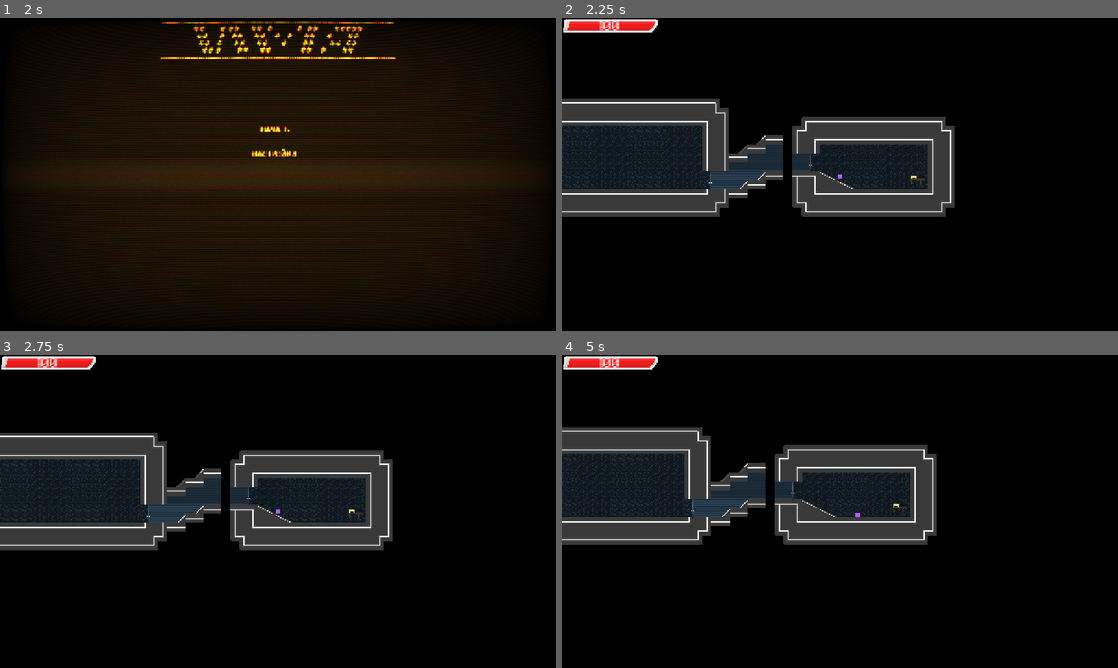
Above: before the commit, frames 1-4 (two rows, left to right).
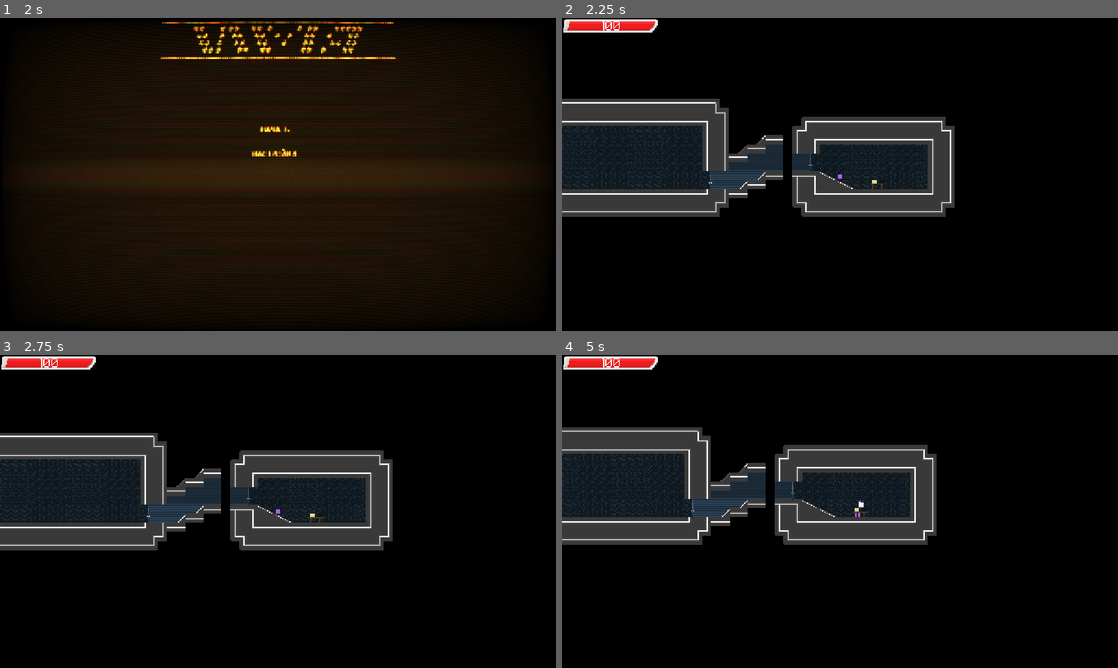
Above: after the commit, the same moments.

Repository: Fugach/Crashers-Squared
Game: Godot game, scene res://main_menu.tscn
The game is run twice, just before and just after one commit, with the same random seed, the same clock (stepped at 60 frames per second) and the same inputs. Sound files missing from this copy of the repository are replaced by a short silence.
Inputs (mouse positions are in pixels of both pictures, inside the frame that each line leads up to):
- Up to frame 1 (2 s): tap Enter at 0.5 s; move the mouse to (400, 158) at 0.52 s; hold Shift (hands) 0.53-1.28 s; hold D (move_right) from 0.53 s (still down); tap Space (jump) at 0.77, 1.52 s; click (400, 158) at 0.8 s; move the mouse to (166, 190) at 1.27 s; click (166, 190) at 1.35 s; tap Shift (hands) at 1.55 s
- Up to frame 2 (2.25 s): release D (move_right) at 2 s; click "НАЧАТЬ" at 2 s
- Up to frame 3 (2.75 s): no input
- Up to frame 4 (5 s): move the mouse to (895, 442) at 2.77 s; hold A (move_left) 2.78-3.53 s; hold Shift (hands) 2.78-3.53 s; click (895, 442) at 3.05 s; move the mouse to (812, 574) at 3.52 s; hold D (move_right) from 3.53 s (still down); tap E (interact) at 3.6 s; tap Space (jump) at 3.77, 4.52 s; tap Shift (hands) at 3.8 s; move the mouse to (1006, 558) at 4.27 s; tap 1 (item1) at 4.35 s; click (1006, 558) at 4.55 s

Frame 1 is identical in both runs. In frame 2, 0.1% of the frame differs, in the area x 6-66%, y 1-55%; in frame 3, 0.1%; in frame 4, 0.2%, in the area x 6-62%, y 1-52%.

Commit message:
+ SFX для стола с улучшениями + фиксы багов

Diff:
--- a/main.gd
+++ b/main.gd
@@ -19,9 +19,9 @@
 	$HUD.scale = $Player/Camera2D.scale
 	$HUD/HPBar.value = GlobalVars.player_hp
 	$HUD/HPBar/Label.text = str(GlobalVars.player_hp)
-	if last_papers_animation == "speed_up" and Input.is_action_just_pressed("lmb"):
-		$HUD/TABLE/papers_anim.play("RESET")
-		$Player.SPEED += 2000
+	if $HUD/TABLE/lmb_tip.self_modulate == Color("ffffffff") and Input.is_action_just_pressed("lmb"):
+		$HUD/TABLE/papers_anim.play_backwards("speed_up")
+		$Player.SPEED += 100
 	if last_papers_animation == "pc_at_home" and Input.is_action_just_pressed("lmb"):
 		$HUD/TABLE/other_anim.play("RESET")
 	if Input.is_action_just_pressed("rmb") and $table/tip.visible:
@@ -85,6 +85,7 @@
 func _on_button_pressed() -> void:
 	if not $HUD/TABLE/papers_anim.is_playing() and not $HUD/TABLE/other_anim.is_playing():
 		$HUD/TABLE/papers_anim.play("print")
+		$HUD/TABLE/print_noise.play()
 		$HUD/TABLE/table/Button.disabled = true
 
 
@@ -92,6 +93,7 @@
 func _on_animation_player_animation_finished(anim_name: StringName) -> void:
 	last_papers_animation = anim_name
 	if anim_name == "print":
+		$HUD/TABLE/paper_sfx.play()
 		$HUD/TABLE/papers_anim.play("speed_up")
 
 
@@ -106,8 +108,10 @@
 
 func _on_micro_pc_at_home_pressed() -> void:
 	if $HUD/TABLE/pc_at_home.self_modulate == Color("ffffff00"):
+		$HUD/TABLE/paper_sfx.play()
 		$HUD/TABLE/other_anim.play("pc_at_home")
 	else:
+		$HUD/TABLE/paper_sfx.play()
 		$HUD/TABLE/other_anim.play_backwards("pc_at_home")
 
 
--- a/main.tscn
+++ b/main.tscn
@@ -17,7 +17,6 @@
 [ext_resource type="Texture2D" uid="uid://de4xq5wbfud5r" path="res://textures/hp_bg.png" id="7_yaehf"]
 [ext_resource type="Texture2D" uid="uid://b3nvrfnmoup83" path="res://textures/hp_overlay.png" id="8_074og"]
 [ext_resource type="AudioStream" uid="uid://biw2ws4aiws52" path="res://sounds/UI/crt_noise.ogg" id="8_d13ii"]
-[ext_resource type="Texture2D" uid="uid://d3ochxhdlaiso" path="res://textures/hands.png" id="8_w48qg"]
 [ext_resource type="Texture2D" uid="uid://esdrwx1w02dr" path="res://textures/paper.png" id="8_xuqvo"]
 [ext_resource type="AudioStream" uid="uid://cnkdtr18gm8lj" path="res://sounds/UI/choose.ogg" id="9_1u8w0"]
 [ext_resource type="Texture2D" uid="uid://f25fcmkhqx3c" path="res://textures/tilemap.png" id="9_4c57u"]
@@ -28,7 +27,12 @@
 [ext_resource type="Texture2D" uid="uid://dqitohir4rtpm" path="res://textures/pc_at_home.png" id="11_kq58d"]
 [ext_resource type="FontFile" uid="uid://bt6dalva50viv" path="res://cyrillic.tres" id="12_cegan"]
 [ext_resource type="Texture2D" uid="uid://cv33a8w6ljiag" path="res://textures/micro_pc_at_home.png" id="12_seu75"]
+[ext_resource type="AudioStream" uid="uid://bn574ek63e4te" path="res://sounds/UI/table/print.ogg" id="13_seu75"]
 [ext_resource type="Texture2D" uid="uid://82wcjdgprt2i" path="res://textures/backgrounds.png" id="13_ycdy4"]
+[ext_resource type="AudioStream" uid="uid://brgpba8na3t76" path="res://sounds/UI/table/paper1.ogg" id="14_0rl1p"]
+[ext_resource type="AudioStream" uid="uid://f37ccxbgb04l" path="res://sounds/UI/table/paper2.ogg" id="15_ok6jj"]
+[ext_resource type="AudioStream" uid="uid://c73rscynw2ms" path="res://sounds/UI/table/paper3.ogg" id="16_facbu"]
+[ext_resource type="AudioStream" uid="uid://tfn46umjq7bd" path="res://sounds/UI/table/paper4.ogg" id="17_b1qrp"]
 [ext_resource type="Texture2D" uid="uid://dj576ntgm1cqk" path="res://textures/micro-table.png" id="25_0odxb"]
 [ext_resource type="Texture2D" uid="uid://bbdi21tlcwtsq" path="res://textures/tips_mouse.png" id="26_lswn8"]
 
@@ -133,7 +137,7 @@
 
 [sub_resource type="Animation" id="Animation_seu75"]
 resource_name = "print"
-length = 5.0333333
+length = 5.0
 tracks/0/type = "value"
 tracks/0/imported = false
 tracks/0/enabled = true
@@ -141,7 +145,7 @@
 tracks/0/interp = 1
 tracks/0/loop_wrap = true
 tracks/0/keys = {
-"times": PackedFloat32Array(0, 0.75, 0.95, 1.3666667, 3.132, 3.1333),
+"times": PackedFloat32Array(-5.9604645e-08, 0.75, 0.9499999, 1.3666666, 3.132, 3.1333),
 "transitions": PackedFloat32Array(1, 1, 1, 1, 1, 1),
 "update": 0,
 "values": [Vector2(403, 241.485), Vector2(403, 300), Vector2(403, 300), Vector2(403, 360), Vector2(403, 360), Vector2(403, 241.485)]
@@ -153,7 +157,7 @@
 tracks/1/interp = 1
 tracks/1/loop_wrap = true
 tracks/1/keys = {
-"times": PackedFloat32Array(2, 2.8666668, 3.0466666, 3.9666665, 4.0666666, 5),
+"times": PackedFloat32Array(2, 2.8666668, 3.0466666, 3.9666662, 4.0666666, 5),
 "transitions": PackedFloat32Array(1, 1, 1, 2, 2, 2),
 "update": 0,
 "values": [Vector2(406, 321.805), Vector2(406, 500), Vector2(406, 500), Vector2(406, 600), Vector2(406, 600), Vector2(406, 1000)]
@@ -161,6 +165,7 @@
 
 [sub_resource type="Animation" id="Animation_qsp4k"]
 resource_name = "speed_up"
+length = 0.6667
 tracks/0/type = "value"
 tracks/0/imported = false
 tracks/0/enabled = true
@@ -168,7 +173,7 @@
 tracks/0/interp = 1
 tracks/0/loop_wrap = true
 tracks/0/keys = {
-"times": PackedFloat32Array(0, 1),
+"times": PackedFloat32Array(0, 0.6666667),
 "transitions": PackedFloat32Array(0.5, 1),
 "update": 0,
 "values": [Vector2(624, 1100), Vector2(624, 357)]
@@ -180,7 +185,7 @@
 tracks/1/interp = 1
 tracks/1/loop_wrap = true
 tracks/1/keys = {
-"times": PackedFloat32Array(0, 1),
+"times": PackedFloat32Array(0, 0.6666667),
 "transitions": PackedFloat32Array(0.5, 0.5),
 "update": 0,
 "values": [Color(1, 1, 1, 0), Color(1, 1, 1, 1)]
@@ -204,7 +209,7 @@
 tracks/3/interp = 1
 tracks/3/loop_wrap = true
 tracks/3/keys = {
-"times": PackedFloat32Array(0, 1),
+"times": PackedFloat32Array(0, 0.6666667),
 "transitions": PackedFloat32Array(1, 1),
 "update": 0,
 "values": [Color(1, 1, 1, 0), Color(1, 1, 1, 0.84313726)]
@@ -282,6 +287,7 @@
 
 [sub_resource type="Animation" id="Animation_jq2sk"]
 resource_name = "pc_at_home"
+length = 0.6667
 tracks/0/type = "value"
 tracks/0/imported = false
 tracks/0/enabled = true
@@ -301,7 +307,7 @@
 tracks/1/interp = 1
 tracks/1/loop_wrap = true
 tracks/1/keys = {
-"times": PackedFloat32Array(0, 1),
+"times": PackedFloat32Array(0, 0.6667),
 "transitions": PackedFloat32Array(0.5, 1),
 "update": 0,
 "values": [Vector2(615, 1100), Vector2(615, 359)]
@@ -313,7 +319,7 @@
 tracks/2/interp = 1
 tracks/2/loop_wrap = true
 tracks/2/keys = {
-"times": PackedFloat32Array(0, 1),
+"times": PackedFloat32Array(0, 0.6666667),
 "transitions": PackedFloat32Array(1, 1),
 "update": 0,
 "values": [Color(1, 1, 1, 0), Color(1, 1, 1, 0.84313726)]
@@ -324,6 +330,13 @@
 &"RESET": SubResource("Animation_htxhm"),
 &"pc_at_home": SubResource("Animation_jq2sk")
 }
+
+[sub_resource type="AudioStreamRandomizer" id="AudioStreamRandomizer_come4"]
+streams_count = 4
+stream_0/stream = ExtResource("14_0rl1p")
+stream_1/stream = ExtResource("15_ok6jj")
+stream_2/stream = ExtResource("16_facbu")
+stream_3/stream = ExtResource("17_b1qrp")
 
 [sub_resource type="StyleBoxEmpty" id="StyleBoxEmpty_getpj"]
 
@@ -667,12 +680,6 @@
 [sub_resource type="TileSet" id="TileSet_vivmo"]
 sources/0 = SubResource("TileSetAtlasSource_w48qg")
 
-[sub_resource type="RectangleShape2D" id="RectangleShape2D_w48qg"]
-size = Vector2(8, 8)
-
-[sub_resource type="RectangleShape2D" id="RectangleShape2D_vivmo"]
-size = Vector2(6, 6)
-
 [sub_resource type="RectangleShape2D" id="RectangleShape2D_xuqvo"]
 size = Vector2(69.5, 26.5)
 
@@ -698,14 +705,17 @@
 texture_filter = 1
 layout_mode = 1
 anchors_preset = -1
-anchor_top = 0.34210548
-anchor_bottom = 0.34210548
+anchor_left = 0.027027061
+anchor_top = 0.39473704
+anchor_right = 0.7036977
+anchor_bottom = 1.0789475
 offset_left = 34.499996
 offset_top = -3.5000038
 offset_right = 74.5
 offset_bottom = 19.499996
+scale = Vector2(0.31274313, 0.31274313)
 theme_override_fonts/font = ExtResource("5_1u8w0")
-theme_override_font_sizes/font_size = 11
+theme_override_font_sizes/font_size = 32
 text = "0"
 horizontal_alignment = 1
 metadata/_edit_use_anchors_ = true
@@ -807,6 +817,13 @@
 
 [node name="other_anim" type="AnimationPlayer" parent="HUD/TABLE" unique_id=545094450]
 libraries/ = SubResource("AnimationLibrary_4k2k6")
+
+[node name="print_noise" type="AudioStreamPlayer2D" parent="HUD/TABLE" unique_id=909632391]
+stream = ExtResource("13_seu75")
+volume_db = -10.0
+
+[node name="paper_sfx" type="AudioStreamPlayer2D" parent="HUD/TABLE" unique_id=32600976]
+stream = SubResource("AudioStreamRandomizer_come4")
 
 [node name="Restart" type="CanvasLayer" parent="." unique_id=1233357972]
 visible = false
@@ -1004,36 +1021,8 @@
 z_index = -1
 tile_set = SubResource("TileSet_vivmo")
 
-[node name="hand" type="CharacterBody2D" parent="." unique_id=351713303]
-position = Vector2(233, 222)
-rotation = 1.5707964
-scale = Vector2(1, 1.0000001)
-
-[node name="Area2D" type="Area2D" parent="hand" unique_id=545542684]
-
-[node name="CollisionShape2D" type="CollisionShape2D" parent="hand/Area2D" unique_id=2054784304]
-position = Vector2(-1, 0)
-shape = SubResource("RectangleShape2D_w48qg")
-
-[node name="CollisionShape2D" type="CollisionShape2D" parent="hand" unique_id=822828353]
-position = Vector2(-1, 0)
-rotation = 1.5707964
-shape = SubResource("RectangleShape2D_vivmo")
-
-[node name="Sprite2D" type="Sprite2D" parent="hand" unique_id=474249079]
-texture_filter = 1
-position = Vector2(-0.9999995, 4.371139e-08)
-rotation = 1.5707964
-texture = ExtResource("8_w48qg")
-region_enabled = true
-region_rect = Rect2(0, 4, 7, 7)
-
-[node name="PinJoint2D" type="PinJoint2D" parent="hand" unique_id=258401216]
-position = Vector2(-1, 0)
-node_a = NodePath("..")
-
 [node name="table" type="Sprite2D" parent="." unique_id=1000341196]
-position = Vector2(473, 207)
+position = Vector2(334, 224)
 scale = Vector2(2, 2)
 texture = ExtResource("25_0odxb")
 
@@ -1063,7 +1052,5 @@
 [connection signal="animation_finished" from="Player/AnimationPlayer" to="Player" method="animation_finished"]
 [connection signal="timeout" from="Player/BoostTime" to="Player" method="_on_boost_time_timeout"]
 [connection signal="timeout" from="RL/ShootTimer" to="RL" method="_on_shoot_timer_timeout"]
-[connection signal="body_entered" from="hand/Area2D" to="Player" method="_on_area_2d_body_entered"]
-[connection signal="body_exited" from="hand/Area2D" to="Player" method="_on_area_2d_body_exited"]
 [connection signal="body_entered" from="table/ActivationRange" to="." method="_on_activation_range_body_entered"]
 [connection signal="body_exited" from="table/ActivationRange" to="." method="_on_activation_range_body_exited"]
--- a/player.gd
+++ b/player.gd
@@ -13,22 +13,13 @@
 
 var is_sliding : bool = false
 var is_slamming : bool = false
-var is_hands_used : bool = false
-var is_hand_grabbing : bool = false
-var hand_touch : Node2D = null
 
 @onready var steps: AudioStreamPlayer2D = $steps
 @onready var wall_slide_loop: AudioStreamPlayer2D = $wall_slide_loop
 @onready var wind: AudioStreamPlayer2D = $wind
-@onready var hand : CharacterBody2D = $/root/main/hand
-@onready var hand_collision : CollisionShape2D = $/root/main/hand/CollisionShape2D
-@onready var hand_joint : PinJoint2D = $/root/main/hand/PinJoint2D
 
 func _ready() -> void:
 	GlobalVars.player = self
-	hand.hide()
-	hand_collision.disabled = true
-	hand.add_collision_exception_with(self)
 
 func _physics_process(delta: float) -> void:
 	if is_on_wall_only() and (not is_on_floor()) and velocity.y > 0 and\
@@ -135,7 +126,6 @@
 	GlobalVars.damage(pwr / 100)
 
 func get_input(delta: float) -> void:
-	hands()
 	if Input.is_action_pressed("move_left") and not Input.is_action_pressed("move_right"):
 		direction = -1
 		if sign(velocity.x) != direction:
@@ -146,7 +136,7 @@
 		if sign(velocity.x) != direction:
 			velocity.x += 15 * direction
 		velocity.x += (SPEED - abs(velocity.x)) * direction * delta * 10
-	if not steps.is_playing() and is_on_floor() and velocity.x != 0:
+	if not steps.is_playing() and is_on_floor() and abs(round(velocity.x)) > 10:
 			steps.play()
 	if Input.is_action_just_pressed("slam") and not is_on_floor() and not Input.is_action_just_pressed("jump"):
 		$AnimationPlayer.play("slam_start")
@@ -182,52 +172,6 @@
 	if Input.is_action_just_pressed("respawn"):
 		respawn()
 
-func hands():
-	if Input.is_action_just_pressed("hands"):
-		is_hands_used = true
-		is_hand_grabbing = false
-		hand.show()
-		hand.global_position = global_position + Vector2(0, 5)
-	if is_hands_used and is_hand_grabbing == false:
-		hand.look_at(get_global_mouse_position())
-		hand.velocity = lerp((hand.global_position - get_global_mouse_position()) * -2, get_global_mouse_position(), get_global_mouse_position())
-	elif is_hand_grabbing:
-		hand.velocity = Vector2(0, 0)
-	if not Input.is_action_pressed("hands") and hand.is_visible() == true:
-		is_hands_used = false
-		is_hand_grabbing = false
-		hand_joint.node_b = ""
-		hand.look_at(global_position)
-		hand.velocity = lerp((hand.global_position - global_position) * -14, global_position, global_position)
-	if is_hands_used == false and hand.global_position.distance_to(global_position) < 20:
-		hand.hide()
-
-	if is_hands_used:
-		hand_collision.disabled = false
-	else:
-		hand_collision.disabled = true
-	if is_hand_grabbing and is_hands_used and is_on_floor():
-		var boost_pwr = hand.global_position.direction_to(get_global_mouse_position()) * -1 * hand.global_position.distance_to(get_global_mouse_position())
-		if abs(boost_pwr) <= Vector2(100, 100):
-			velocity += boost_pwr
-			is_hand_grabbing = false
-
-
-	if ("RigidBody2D" in str(hand_touch)) and is_hands_used:
-		hand_joint.node_a = hand.get_path()
-		hand_joint.node_b = hand_touch.get_path()
-	if not is_hands_used or not Input.is_action_pressed("use"):
-		is_hand_grabbing = false
-		hand_joint.node_b = ""
-
-	hand.move_and_slide()
-
-
-func _on_area_2d_body_entered(body: Node2D) -> void:
-	hand_touch = body
-func _on_area_2d_body_exited(body: Node2D) -> void:
-	hand_touch = null
-
 func respawn():
 	is_slamming = false
 	is_sliding = false
--- a/project.godot
+++ b/project.godot
@@ -28,6 +28,10 @@
 window/size/viewport_height=720
 window/size/resizable=false
 window/stretch/mode="canvas_items"
+
+[gui]
+
+theme/default_font_multichannel_signed_distance_field=true
 
 [input]
 
Not shown, added: sounds/UI/table/paper1.ogg.import
Not shown, added: sounds/UI/table/paper2.ogg.import
Not shown, added: sounds/UI/table/paper3.ogg.import
Not shown, added: sounds/UI/table/paper4.ogg.import
Not shown, added: sounds/UI/table/print.ogg.import
Not shown, added: sounds/UI/table/paper1.ogg
Not shown, added: sounds/UI/table/paper2.ogg
Not shown, added: sounds/UI/table/paper3.ogg
Not shown, added: sounds/UI/table/paper4.ogg
Not shown, added: sounds/UI/table/print.ogg
